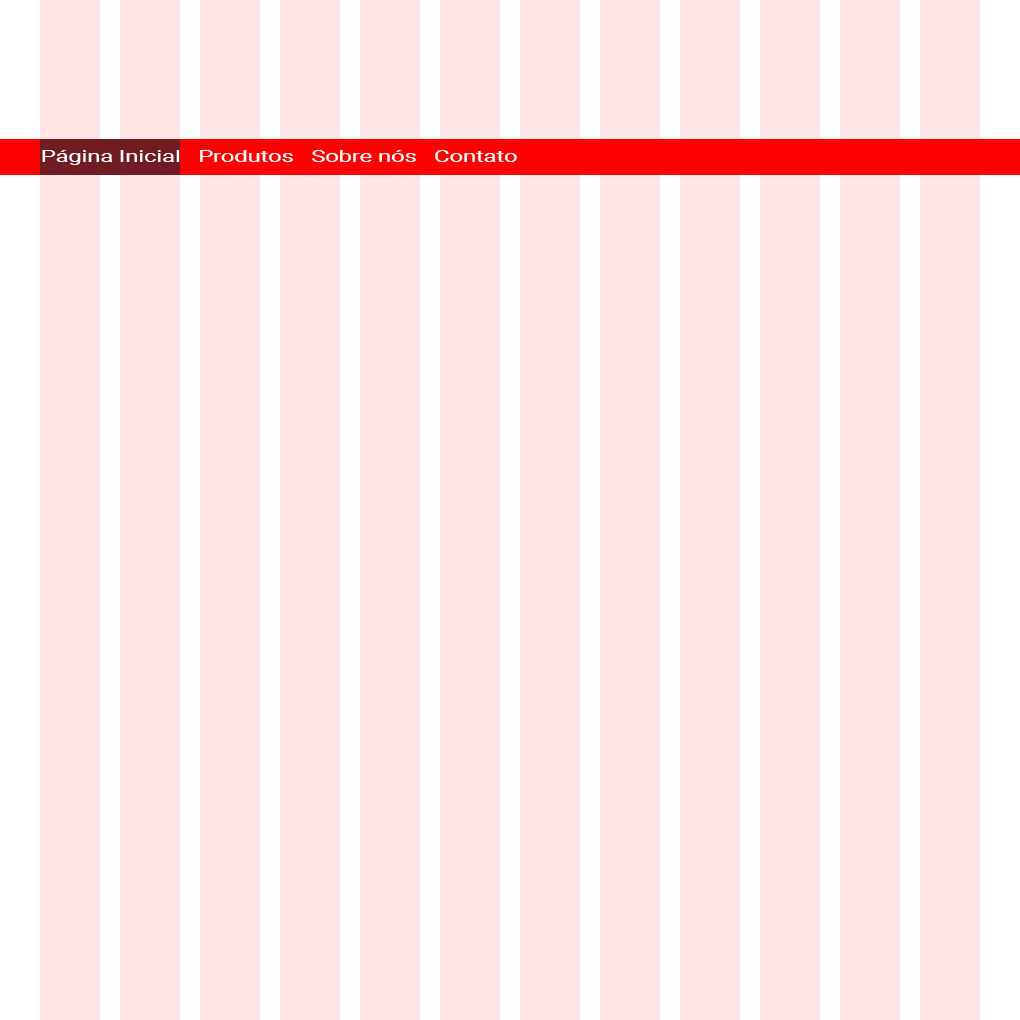
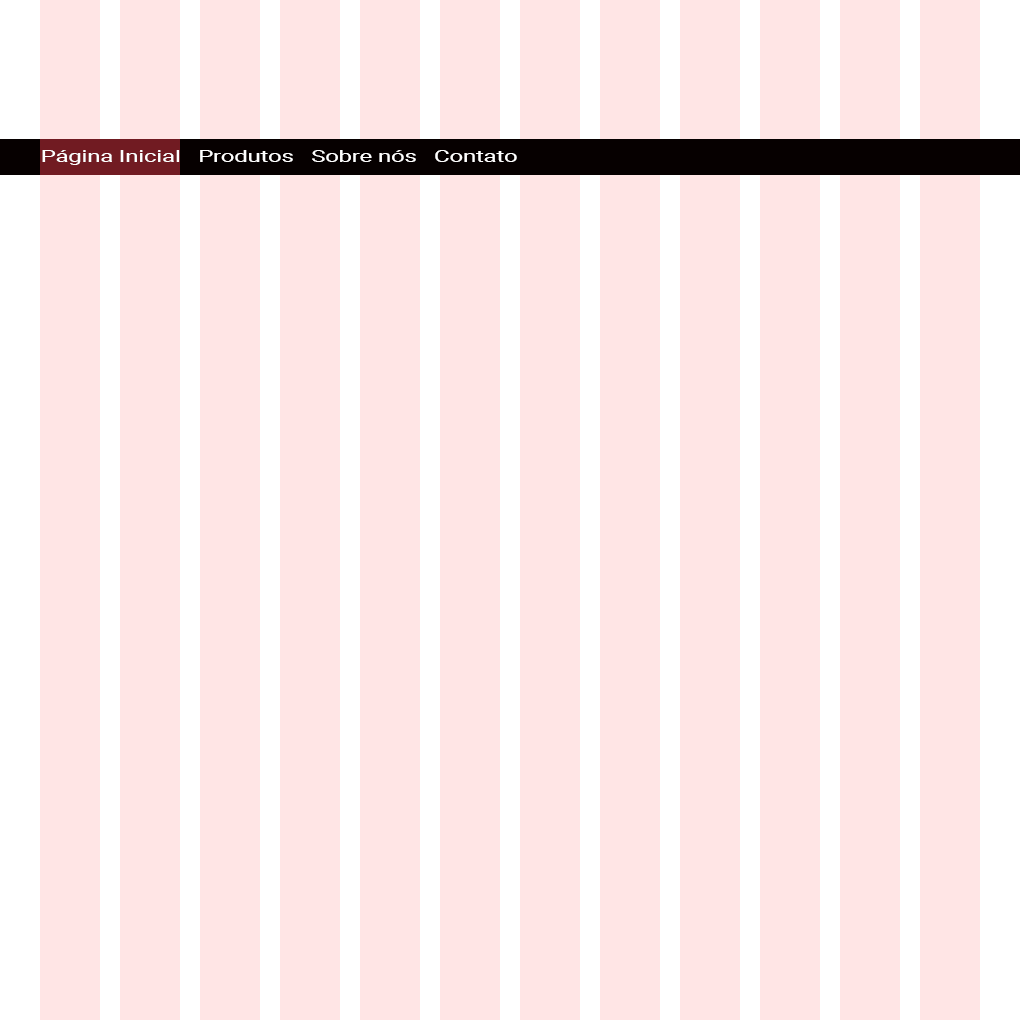
Two versions of the same layered image (1020 x 1020). Layer-by-layer changes:
painted on "Retângulo 1", unmasked it over bbox(0, 139, 1020, 175)
